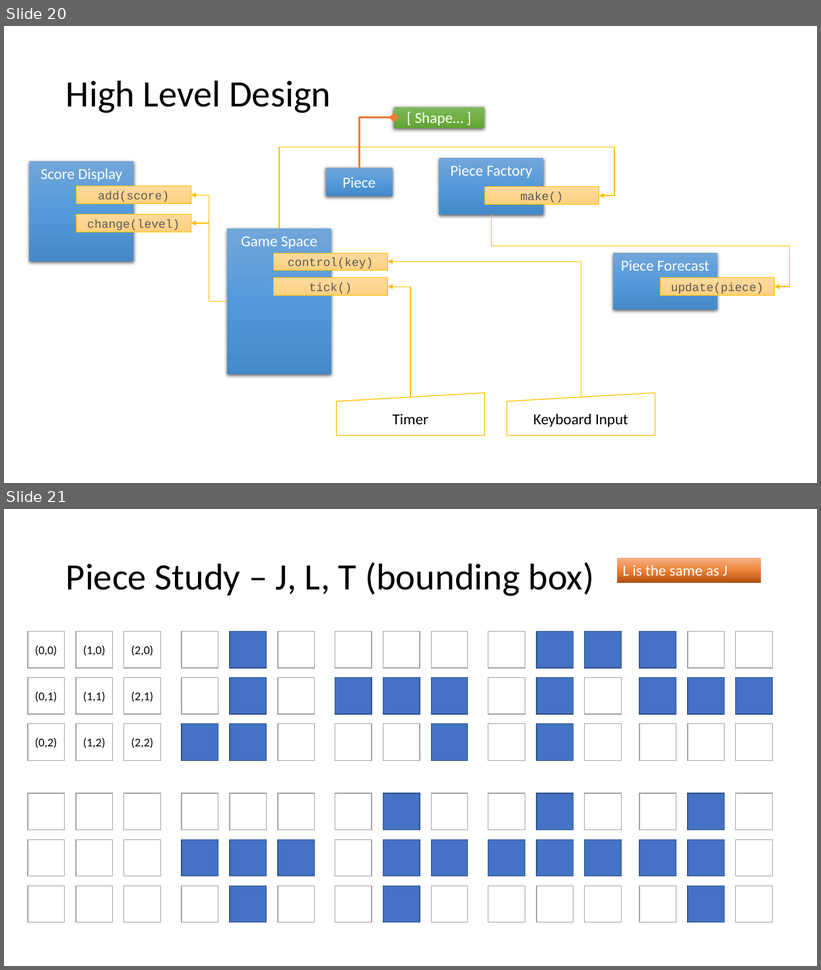
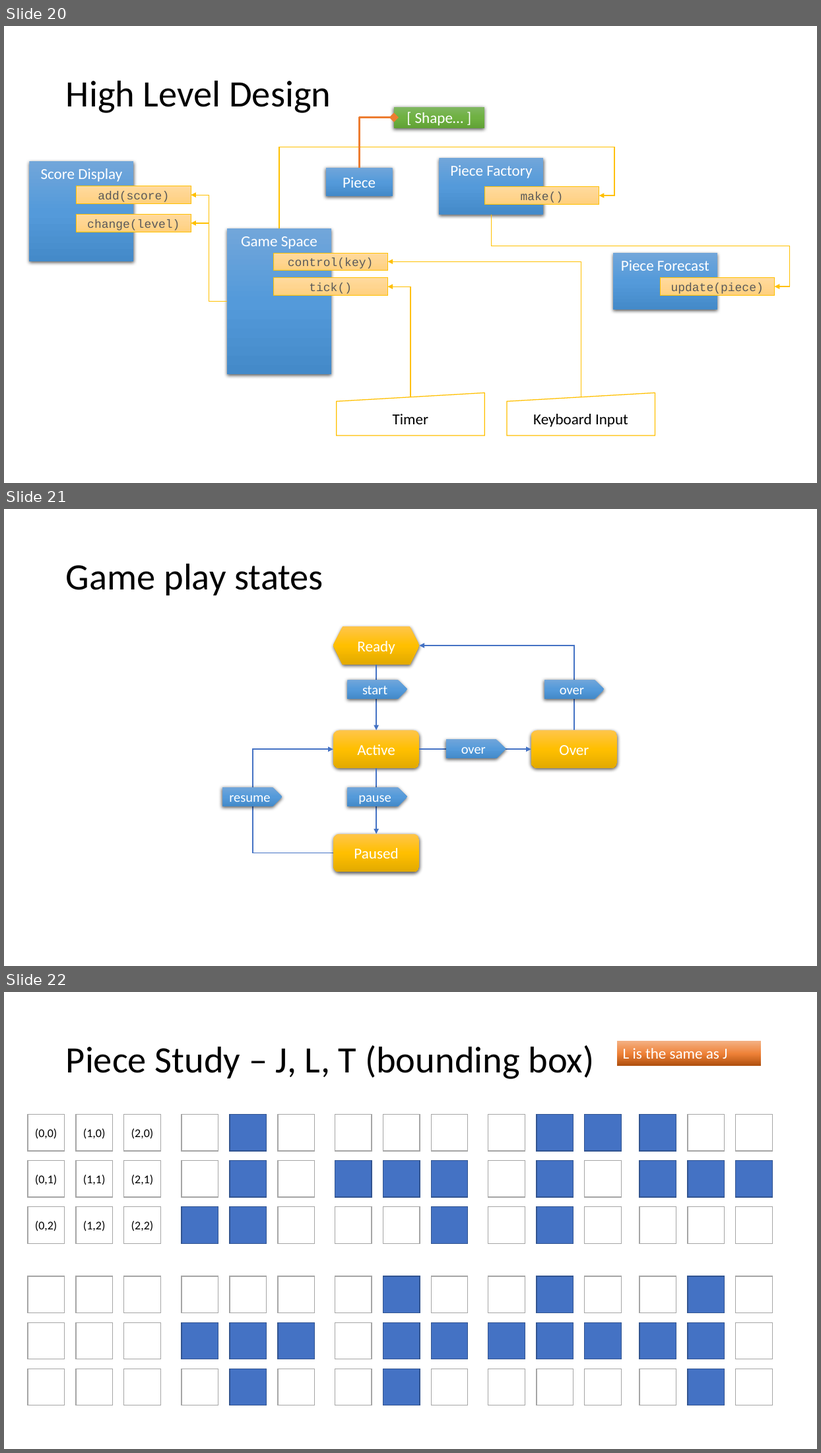
Before and after one commit to brianwhu/fun-in-js, a slide deck: documents/DataStructures.pptx. Shown one above the other, each under a label of ours: slides 20 and 21 before the commit, slides 20, 21 and 22 after it. The pictures are 821x970 and 821x1453 pixels, drawn with LibreOffice and Linux fonts; fonts in the diff are those of the drawing. Boxes give left, top, right and bottom in pixels: in the first picture for what was removed or moved away, otherwise in the second. Text is boxed around its words. In the diff, an @@ line names an element or a change of style, - is before the commit and + after.

```diff
--- a/documents/DataStructures.pptx
+++ b/documents/DataStructures.pptx
@@ slide 21 added at bbox=[4, 509, 817, 966], background #FFFFFF @@
@@ title added at bbox=[66, 563, 323, 595], 44 pt, text #000000 @@
+Game play states
@@ hexagon added at bbox=[333, 626, 419, 665], fill gradient #FFC64B to #FFC000 to #E3AB00, 18 pt, text #FFFFFF @@
+Ready
@@ elbow arrow added from (574, 730) to (419, 646), #4472C4 1.5 pt @@
@@ arrow added from (377, 665) to (377, 730), #4472C4 1.5 pt @@
@@ pentagon arrow added at bbox=[347, 680, 407, 698], fill gradient #71A6DB to #559BDB to #448ACA, 16 pt, text #FFFFFF @@
+start
@@ pentagon arrow added at bbox=[545, 680, 604, 698], fill gradient #71A6DB to #559BDB to #448ACA, 16 pt, text #FFFFFF @@
+over
@@ rounded rectangle added at bbox=[333, 730, 419, 768], fill gradient #FFC64B to #FFC000 to #E3AB00, 18 pt, text #FFFFFF @@
+Active
@@ pentagon arrow added at bbox=[446, 739, 506, 758], fill gradient #71A6DB to #559BDB to #448ACA, 16 pt, text #FFFFFF @@
+over
@@ rounded rectangle added at bbox=[531, 730, 617, 768], fill gradient #FFC64B to #FFC000 to #E3AB00, 18 pt, text #FFFFFF @@
+Over
@@ elbow arrow added from (334, 853) to (333, 749), #4472C4 1.5 pt @@
@@ arrow added from (419, 749) to (531, 749), #4472C4 1.5 pt @@
@@ arrow added from (377, 768) to (377, 834), #4472C4 1.5 pt @@
@@ pentagon arrow added at bbox=[222, 788, 282, 807], fill gradient #71A6DB to #559BDB to #448ACA, 16 pt, text #FFFFFF @@
+resume
@@ pentagon arrow added at bbox=[347, 787, 407, 806], fill gradient #71A6DB to #559BDB to #448ACA, 16 pt, text #FFFFFF @@
+pause
@@ rounded rectangle added at bbox=[333, 834, 419, 872], fill gradient #FFC64B to #FFC000 to #E3AB00, 18 pt, text #FFFFFF @@
+Paused
@@ what was slide 21 is now slide 22 @@
```
Also in this commit, not shown: 1 slide changed, 6 other files.
